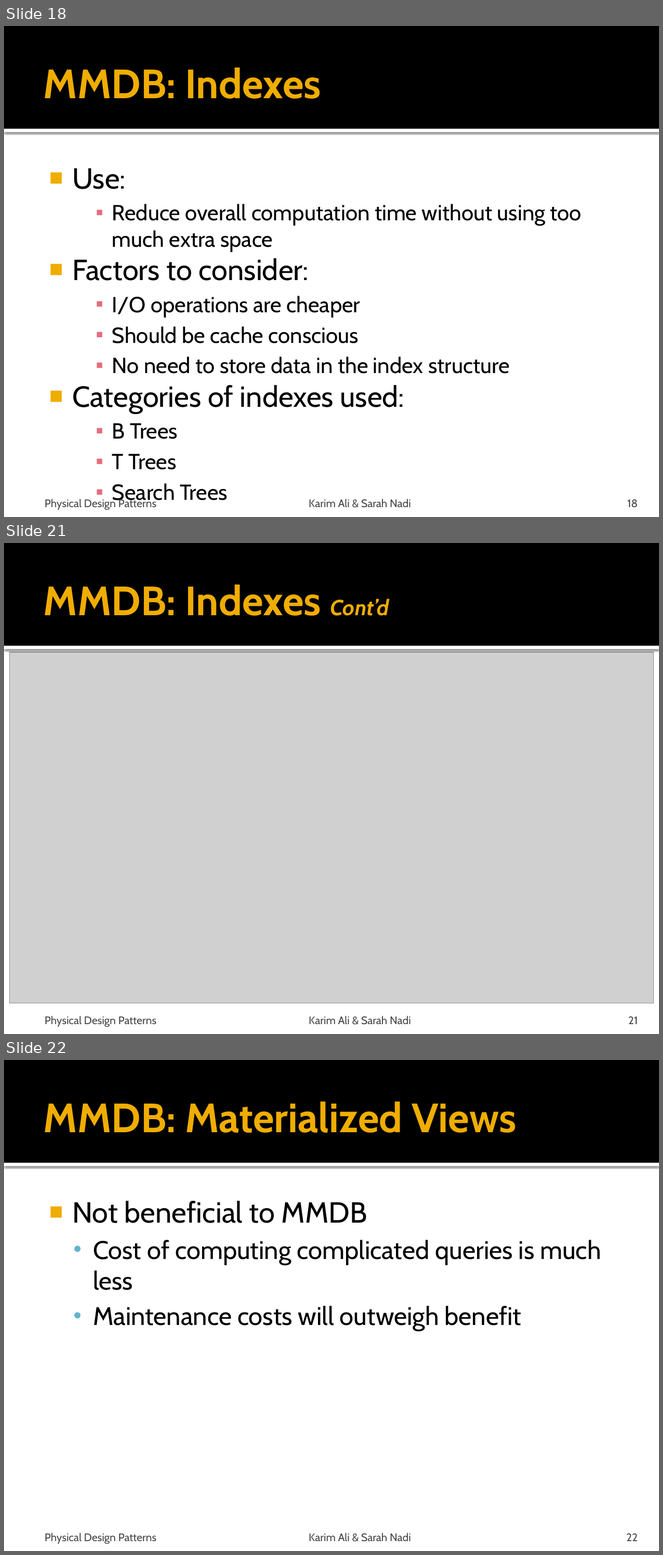
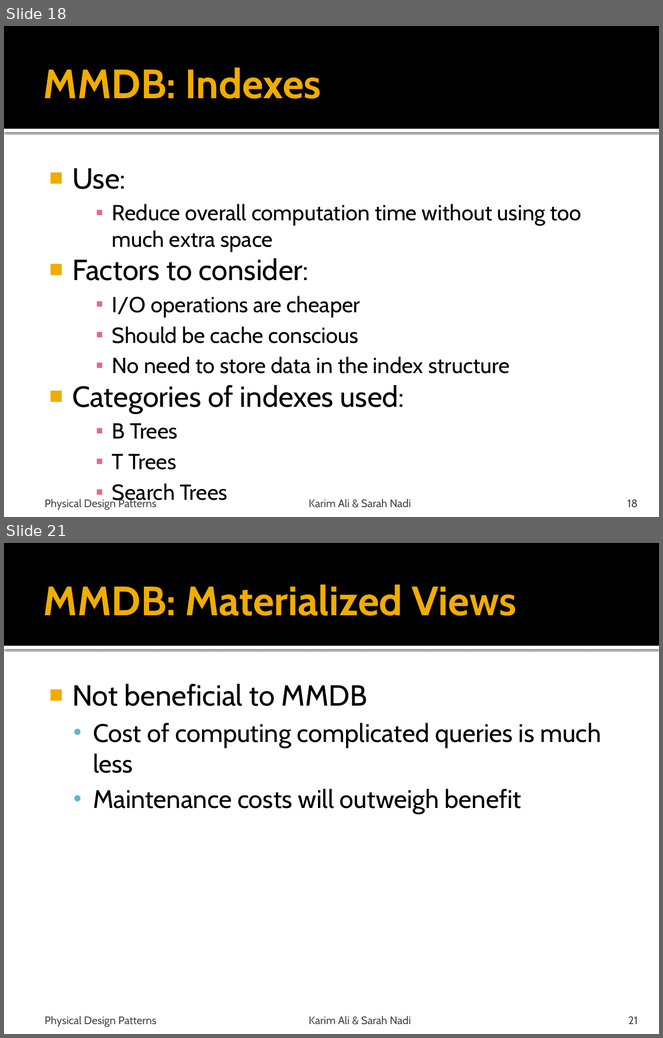
Before and after one commit to snadi/cs848-db, a slide deck: cs848-db/PhysDesignPres.pptx. Shown one above the other, each under a label of ours: slides 18, 21 and 22 before the commit, slides 18 and 21 after it; the slides between them are not shown. The pictures are 663x1555 and 663x1038 pixels, drawn with LibreOffice and Linux fonts; fonts in the diff are those of the drawing; grey boxes stand for pictures. Boxes give left, top, right and bottom in pixels: in the first picture for what was removed or moved away, otherwise in the second. Text is boxed around its words. In the diff, an @@ line names an element or a change of style, - is before the commit and + after.

```diff
--- a/cs848-db/PhysDesignPres.pptx
+++ b/cs848-db/PhysDesignPres.pptx
@@ slide 21 removed at bbox=[4, 543, 659, 1034], background #FFFFFF; not listed: 2 template elements that a slide beside it also shows @@
@@ title removed at bbox=[44, 585, 389, 616] @@
-MMDB: Indexes Cont’d
@@ picture removed at bbox=[9, 652, 653, 1004] @@
@@ text removed at bbox=[45, 1016, 156, 1027] @@
-Physical Design Patterns
@@ text removed at bbox=[309, 1016, 411, 1025] @@
-Karim Ali & Sarah Nadi
@@ page number removed at bbox=[629, 1017, 638, 1025] @@
-21
@@ what was slide 22 is now slide 21 @@
@@ page number at bbox=[629, 1017, 638, 1025]: text changed @@
-22
+21
```
Also in this commit, not shown: 5 slides changed, 2 other files.
